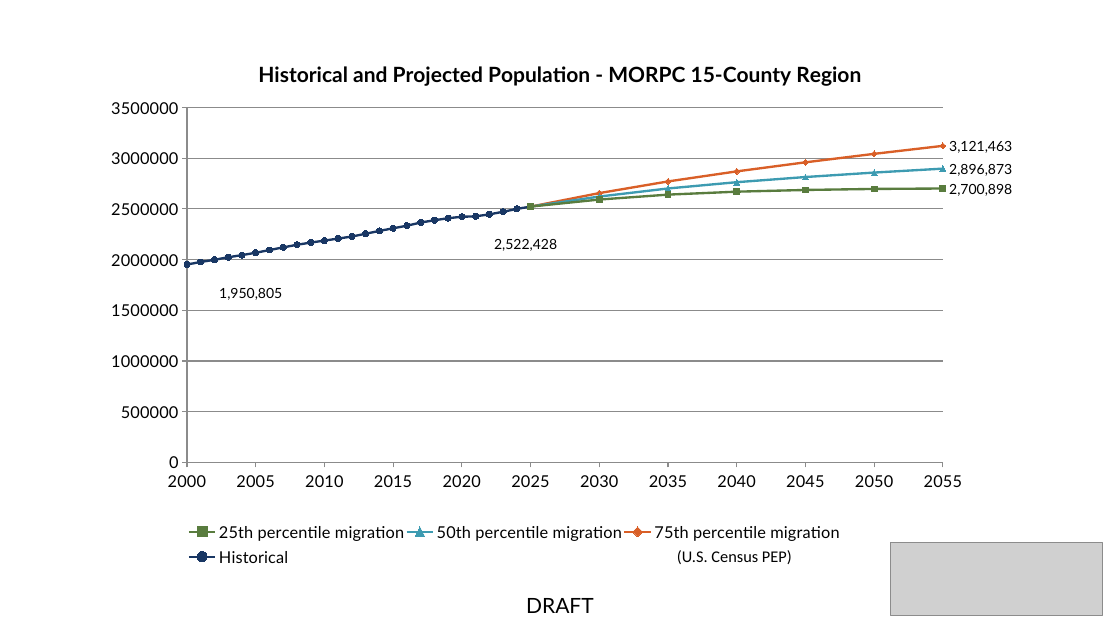
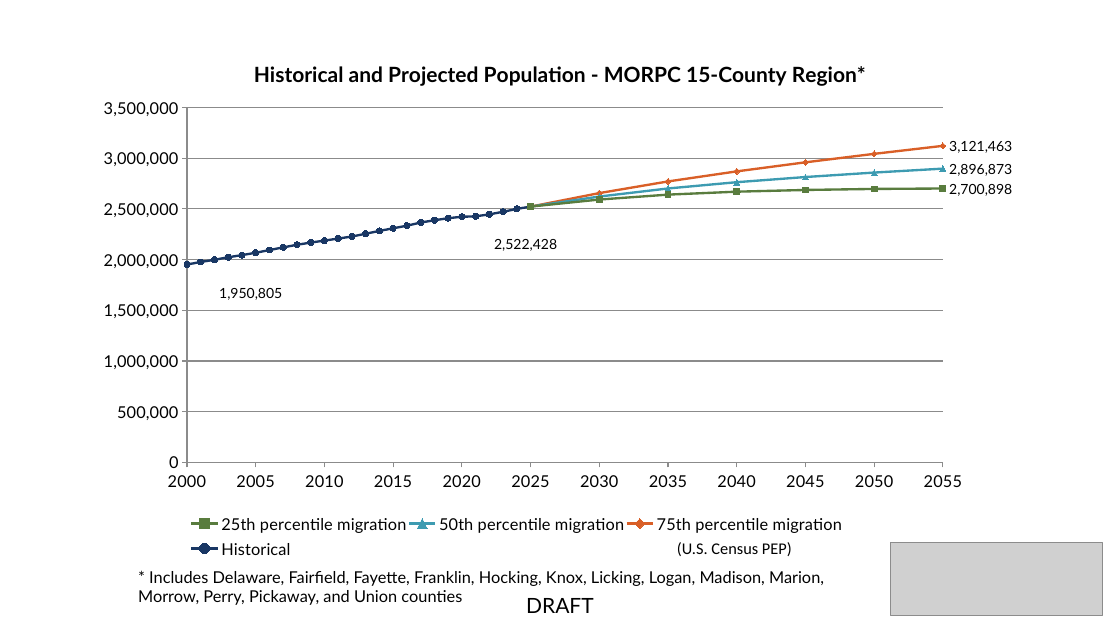
Before and after one commit to morpc/morpc-county-controls, a slide deck: slide 66 of deliverables/MORPC County Projections.pptx. Drawn at 1120x630 pixels with LibreOffice and Linux fonts; fonts in the diff are those of the drawing; grey boxes stand for pictures. Boxes give left, top, right and bottom in pixels: in the first picture for what was removed or moved away, otherwise in the second. Text is boxed around its words. In the diff, an @@ line names an element or a change of style, - is before the commit and + after.

Commit message:
Define county-based regions in slides.  Add comma separators to y-axis labels on charts.

```diff
--- a/deliverables/MORPC County Projections.pptx
+++ b/deliverables/MORPC County Projections.pptx
@@ scatter lines chart at [56,42,1065,588] @@
@@ title "Historical and Projected Population - MORPC 15-County Region" to "Historical and Projected Population - MORPC 15-County Region*" @@
@@ value axis changed @@
@@ text "(U.S. Census PEP)": place and size @@
-text "(U.S. Census PEP)" at [677,550,792,564]
+text "(U.S. Census PEP)" at [677,542,792,556]
@@ text added at [138,571,824,605], 14 pt, text #000000 @@
+* Includes Delaware, Fairfield, Fayette, Franklin, Hocking, Knox, Licking, Logan, Madison, Marion, Morrow, Perry, Pickaway, and Union counties
```
Also in this commit, not shown: 43 other slides changed, 1 other file.
